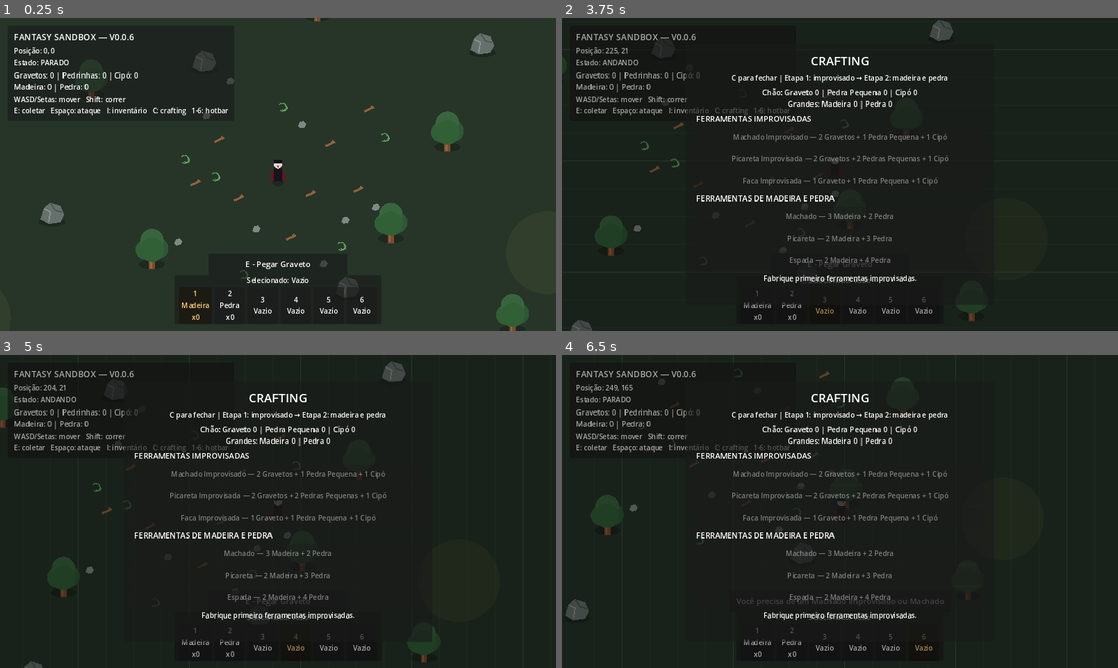
Above: before the commit, frames 1-4 (two rows, left to right).
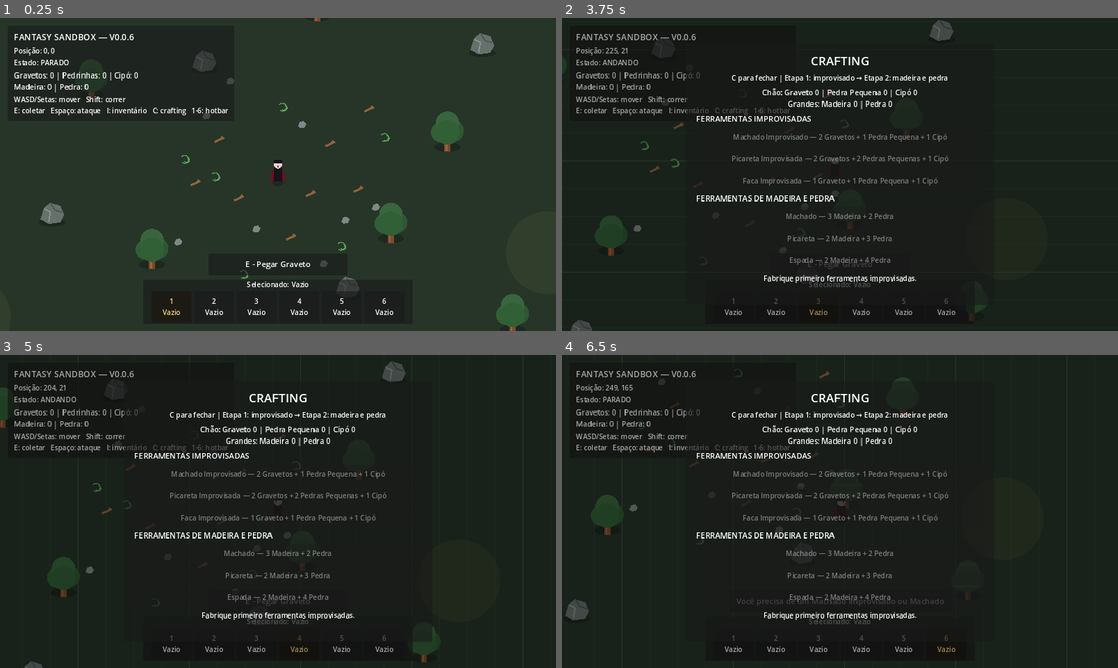
Above: after the commit, the same moments.

Repository: janduyankiingles-ops/Fantasy-Sandbox
Game: Godot game, scene res://scenes/main.tscn
The game is run twice, just before and just after one commit, with the same random seed, the same clock (stepped at 60 frames per second) and the same inputs.
Inputs:
- Up to frame 1 (0.25 s): no input
- Up to frame 2 (3.75 s): tap Enter at 0.5 s; hold D 0.53-1.28 s; tap I at 0.6 s; tap Space at 0.77, 1.52, 3.02 s; hold S 1.28-2.03 s; tap C at 1.35 s; hold D 2.03-2.78 s; tap 1 at 2.1 s; hold W 2.78-3.53 s; tap 2 at 2.85 s; hold A from 3.53 s (still down); tap 3 at 3.6 s
- Up to frame 3 (5 s): keep holding A; tap Space at 3.77, 4.52 s; tap 4 at 4.35 s
- Up to frame 4 (6.5 s): tap Space at 5, 6.02 s; release A at 5.03 s; hold S 5.03-5.78 s; tap 5 at 5.1 s; hold D from 5.78 s (still down); tap 6 at 5.85 s

The runs differ from the first frame. In frame 1, 1.1% of the frame differs, in the area x 27-71%, y 82-98%; in frame 2, 0.6%; in frame 3, 0.6%; in frame 4, 0.6%.
Error in both runs: Invalid call to function 'refresh_inventory (via call)' in base 'Control (inventory_ui.gd)'. Expected 1 arguments. (res://scripts/main.gd:102)

Commit message:
v0.0.7: normalize hotbar slots for dynamic tools

Diff:
--- a/scenes/hotbar_ui.tscn
+++ b/scenes/hotbar_ui.tscn
@@ -19,9 +19,9 @@
 anchor_top = 1.0
 anchor_right = 0.5
 anchor_bottom = 1.0
-offset_left = -238.0
-offset_top = -116.0
-offset_right = 238.0
+offset_left = -310.0
+offset_top = -118.0
+offset_right = 310.0
 offset_bottom = -16.0
 grow_horizontal = 2
 grow_vertical = 0
@@ -41,67 +41,27 @@
 alignment = 1
 
 [node name="Slot1" type="PanelContainer" parent="HotbarBox/VBox/Slots"]
-custom_minimum_size = Vector2(70, 70)
+custom_minimum_size = Vector2(92, 72)
 layout_mode = 2
 
-[node name="Margin" type="MarginContainer" parent="HotbarBox/VBox/Slots/Slot1"]
+[node name="Label" type="Label" parent="HotbarBox/VBox/Slots/Slot1"]
 layout_mode = 2
-theme_override_constants/margin_left = 6
-theme_override_constants/margin_top = 4
-theme_override_constants/margin_right = 6
-theme_override_constants/margin_bottom = 4
-
-[node name="VBox" type="VBoxContainer" parent="HotbarBox/VBox/Slots/Slot1/Margin"]
-layout_mode = 2
-alignment = 1
-
-[node name="Number" type="Label" parent="HotbarBox/VBox/Slots/Slot1/Margin/VBox"]
-layout_mode = 2
-text = "1"
+text = "1\nVazio"
 horizontal_alignment = 1
-
-[node name="Item" type="Label" parent="HotbarBox/VBox/Slots/Slot1/Margin/VBox"]
-layout_mode = 2
-text = "Madeira"
-horizontal_alignment = 1
-
-[node name="Count" type="Label" parent="HotbarBox/VBox/Slots/Slot1/Margin/VBox"]
-layout_mode = 2
-text = "x0"
-horizontal_alignment = 1
+vertical_alignment = 1
 
 [node name="Slot2" type="PanelContainer" parent="HotbarBox/VBox/Slots"]
-custom_minimum_size = Vector2(70, 70)
+custom_minimum_size = Vector2(92, 72)
 layout_mode = 2
 
-[node name="Margin" type="MarginContainer" parent="HotbarBox/VBox/Slots/Slot2"]
+[node name="Label" type="Label" parent="HotbarBox/VBox/Slots/Slot2"]
 layout_mode = 2
-theme_override_constants/margin_left = 6
-theme_override_constants/margin_top = 4
-theme_override_constants/margin_right = 6
-theme_override_constants/margin_bottom = 4
-
-[node name="VBox" type="VBoxContainer" parent="HotbarBox/VBox/Slots/Slot2/Margin"]
-layout_mode = 2
-alignment = 1
-
-[node name="Number" type="Label" parent="HotbarBox/VBox/Slots/Slot2/Margin/VBox"]
-layout_mode = 2
-text = "2"
+text = "2\nVazio"
 horizontal_alignment = 1
-
-[node name="Item" type="Label" parent="HotbarBox/VBox/Slots/Slot2/Margin/VBox"]
-layout_mode = 2
-text = "Pedra"
-horizontal_alignment = 1
-
-[node name="Count" type="Label" parent="HotbarBox/VBox/Slots/Slot2/Margin/VBox"]
-layout_mode = 2
-text = "x0"
-horizontal_alignment = 1
+vertical_alignment = 1
 
 [node name="Slot3" type="PanelContainer" parent="HotbarBox/VBox/Slots"]
-custom_minimum_size = Vector2(70, 70)
+custom_minimum_size = Vector2(92, 72)
 layout_mode = 2
 
 [node name="Label" type="Label" parent="HotbarBox/VBox/Slots/Slot3"]
@@ -111,7 +71,7 @@
 vertical_alignment = 1
 
 [node name="Slot4" type="PanelContainer" parent="HotbarBox/VBox/Slots"]
-custom_minimum_size = Vector2(70, 70)
+custom_minimum_size = Vector2(92, 72)
 layout_mode = 2
 
 [node name="Label" type="Label" parent="HotbarBox/VBox/Slots/Slot4"]
@@ -121,7 +81,7 @@
 vertical_alignment = 1
 
 [node name="Slot5" type="PanelContainer" parent="HotbarBox/VBox/Slots"]
-custom_minimum_size = Vector2(70, 70)
+custom_minimum_size = Vector2(92, 72)
 layout_mode = 2
 
 [node name="Label" type="Label" parent="HotbarBox/VBox/Slots/Slot5"]
@@ -131,7 +91,7 @@
 vertical_alignment = 1
 
 [node name="Slot6" type="PanelContainer" parent="HotbarBox/VBox/Slots"]
-custom_minimum_size = Vector2(70, 70)
+custom_minimum_size = Vector2(92, 72)
 layout_mode = 2
 
 [node name="Label" type="Label" parent="HotbarBox/VBox/Slots/Slot6"]
